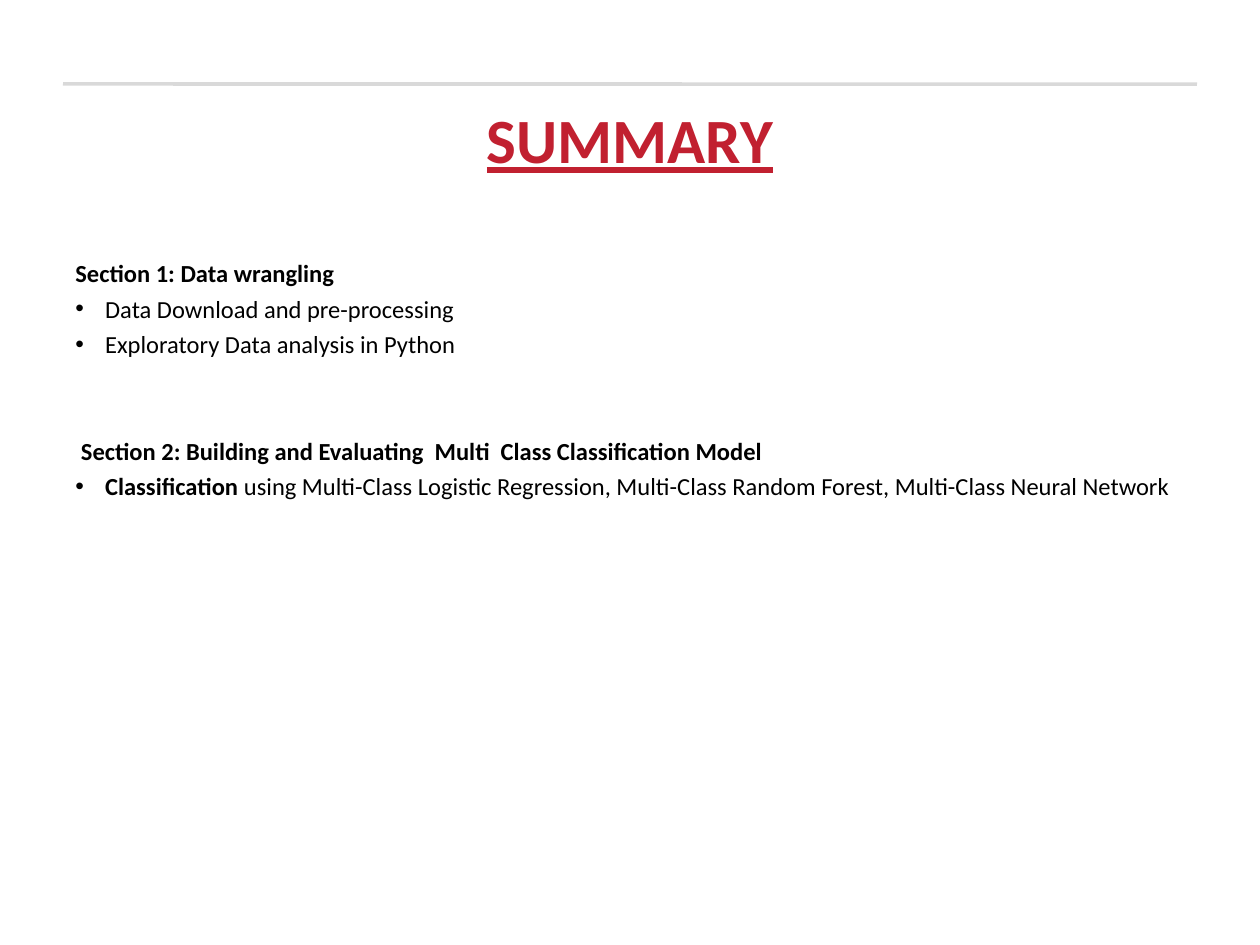
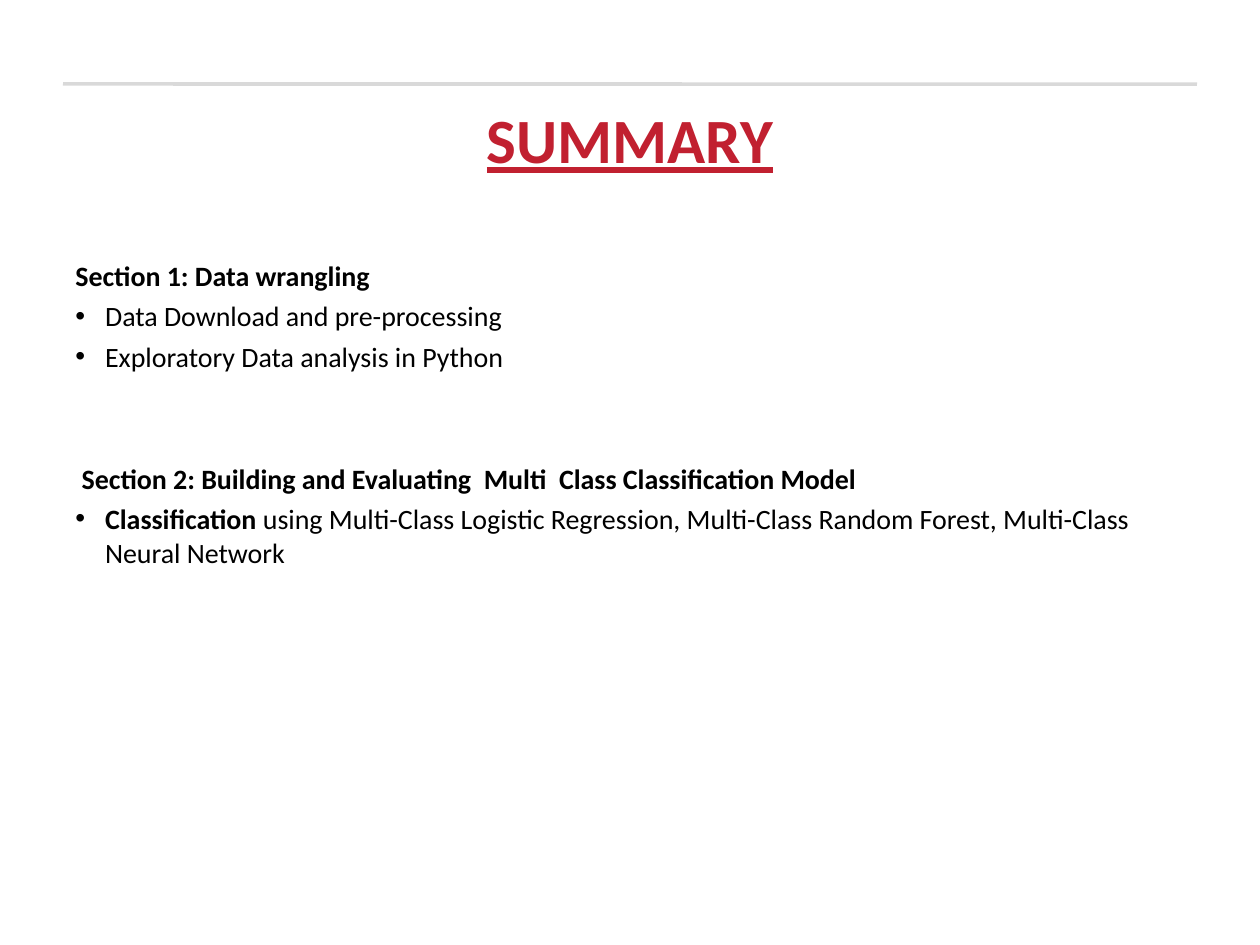
Before and after one commit to prashantvikramsingh/FAERS-FinalProject, a slide deck: slide 4 of Team_1_FinalProject.ppt. Drawn at 1260x945 pixels with LibreOffice and Linux fonts; fonts in the diff are those of the drawing; background and template pictures are left out. Boxes give left, top, right and bottom in pixels: in the first picture for what was removed or moved away, otherwise in the second. Text is boxed around its words. In the diff, an @@ line names an element or a change of style, - is before the commit and + after.

```diff
--- a/Team_1_FinalProject.ppt
+++ b/Team_1_FinalProject.ppt
@@ text "Section 1: Data wrangling" at (75,266,1128,564): size 14 to 16 pt @@
```
Also in this commit, not shown: 5 other slides changed, 1 other file.
